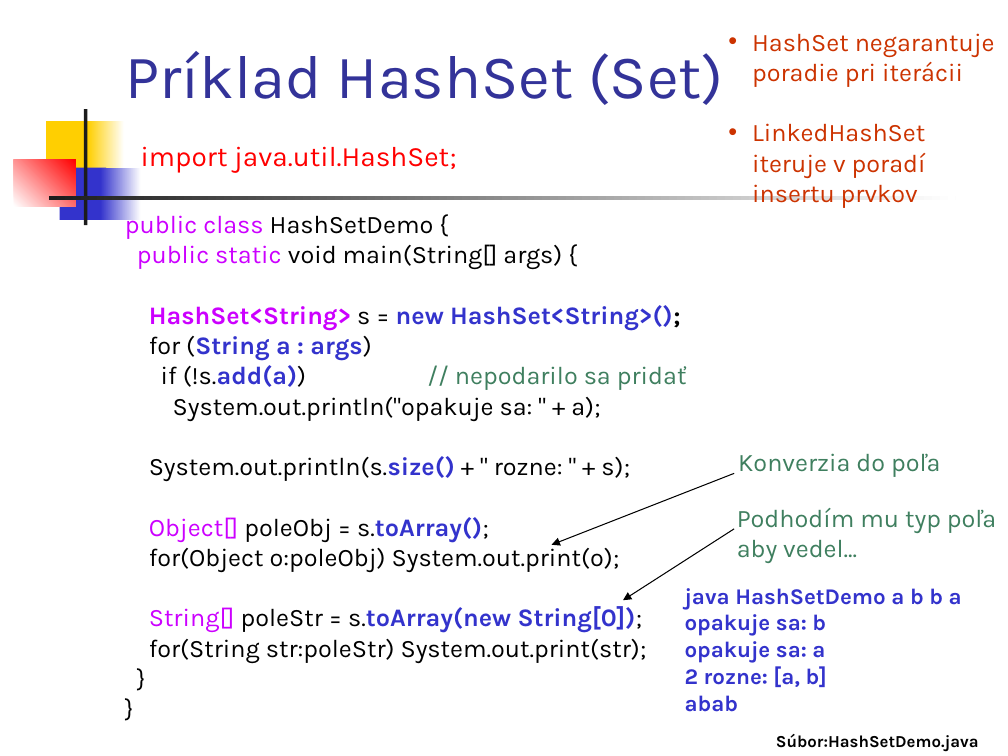
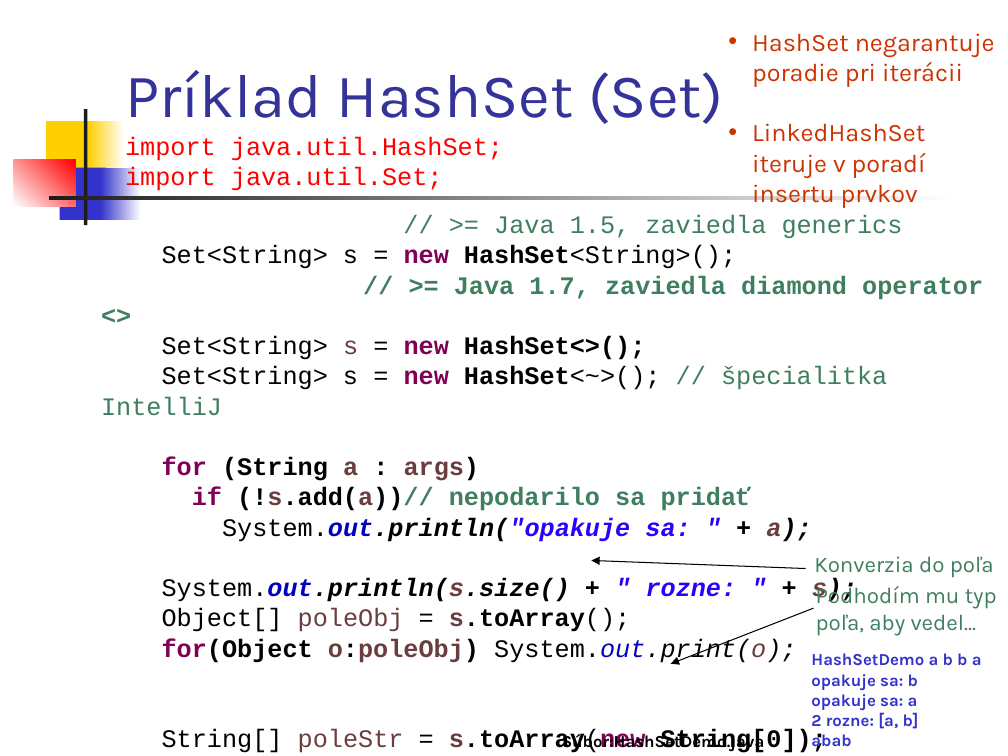
Before and after one commit to Programovanie4/Prednasky, a slide deck: slide 11 of 06/06_java.ppt. Drawn at 1008x756 pixels with LibreOffice and Linux fonts; fonts in the diff are those of the drawing. Boxes give left, top, right and bottom in pixels: in the first picture for what was removed or moved away, otherwise in the second. Text is boxed around its words. In the diff, an @@ line names an element or a change of style, - is before the commit and + after.

```diff
--- a/06/06_java.ppt
+++ b/06/06_java.ppt
@@ title at box(125, 70, 724, 193): text changed; size 20 to 18 pt; font Karla to Courier New @@
-Príklad HashSet (Set)
-import java.util.HashSet;
+Príklad HashSet (Set)
+import java.util.HashSet;
+import java.util.Set;
@@ text at box(101, 215, 983, 753): paragraphs removed @@
-}
-}
@@ text "// >= Java 1.5, zaviedla ...": place and size @@
-text "// >= Java 1.5, zaviedla ..." at box(125, 211, 687, 663)
+text "// >= Java 1.5, zaviedla ..." at box(101, 215, 983, 753)
@@ text at box(101, 215, 983, 416): text changed; font Karla to Courier New; text colour #CC00FF to #3F7F5F @@
-public class HashSetDemo {
-public static void main(String[] args) {
-HashSet<String> s = new HashSet<String>();
+// >= Java 1.5, zaviedla generics
+Set<String> s = new HashSet<String>();
+// >= Java 1.7, zaviedla diamond operator <>
+Set<String> s = new HashSet<>();
+Set<String> s = new HashSet<~>(); // špecialitka IntelliJ
@@ text at box(162, 457, 857, 753): font Karla to Courier New in "for (String a : args)", "System.out.println("opakuje sa: " + a);", "System.out.println(s.size() + " rozne: " + s);", "Object[] poleObj = s.toArray();" and 3 more places; text colour #000000 to #7F0055 in "for", "for(Object", "for(String"; text colour #3333CC to #000000 in "(String :", "System.out.println(s.size()", "s.toArray();", "s.toArray(new String[0]);"; text colour #3333CC to #6A3E3E in "a args)"; bold on in "for (String args)", "System.out.println("opakuje sa: " + a);", "System.out.println(s.size() + " rozne: " + s);", "s.toArray();" and 3 more places; text colour #000000 to #0000C0 in "System.out.println("opakuje", "System.out.println(s.size()", "System.out.print(o);", "System.out.print(str);"; text colour #000000 to #2A00FF in "System.out.println("opakuje sa: "", "" rozne: ""; text colour #000000 to #6A3E3E in "a);", "System.out.println(s.size() s);", "poleObj s.toArray();", "o:poleObj) System.out.print(o);" and 2 more places; italic on in "System.out.println("opakuje sa: " + a);", "System.out.println(s.size() + " rozne: " + s);", "System.out.print(o);", "System.out.print(str);"; text colour #CC00FF to #000000 in "Object[]", "String[]"; bold off in "s.toArray();", "s.toArray(new"; text colour #3333CC to #7F0055 in "s.toArray(new" @@
@@ arrow removed from (734, 474) to (551, 544) @@
@@ text at box(192, 487, 752, 511): text changed; font Karla to Courier New; bold on @@
-if (!s.add(a)) // nepodarilo sa pridať
+if (!s.add(a))// nepodarilo sa pridať
@@ arrow moved from (734, 529) - (623, 600) to (805, 569) - (592, 560) @@
@@ text "Konverzia do poľa": place and size @@
-text "Konverzia do poľa" at box(738, 453, 940, 477)
+text "Konverzia do poľa" at box(814, 556, 994, 578)
@@ text "Konverzia do poľa" at box(814, 556, 994, 578): size 18 to 16 pt @@
@@ text at box(816, 583, 997, 636): text changed; size 18 to 16 pt @@
-Podhodím mu typ poľa
-aby vedel...
+Podhodím mu typ poľa, aby vedel...
@@ arrow added from (813, 608) to (670, 664), #000000 0.74 pt @@
@@ text "HashSetDemo a b b a": place and size @@
-text "HashSetDemo a b b a" at box(685, 588, 962, 712)
+text "HashSetDemo a b b a" at box(811, 653, 982, 751)
@@ text at box(811, 653, 982, 666): text changed; size 16 to 12 pt @@
-java HashSetDemo a b b a
+HashSetDemo a b b a
@@ text at box(811, 674, 919, 751): size 16 to 12 pt in "opakuje sa: b", "opakuje sa: a", "2 rozne: [a, b]", "abab" @@
@@ text "Súbor:HashSetDemo.java": place and size @@
-text "Súbor:HashSetDemo.java" at box(776, 734, 979, 752)
+text "Súbor:HashSetDemo.java" at box(562, 732, 765, 752)
```
Also in this commit, not shown: 13 other slides changed, 6 slides added, 3 other files.
